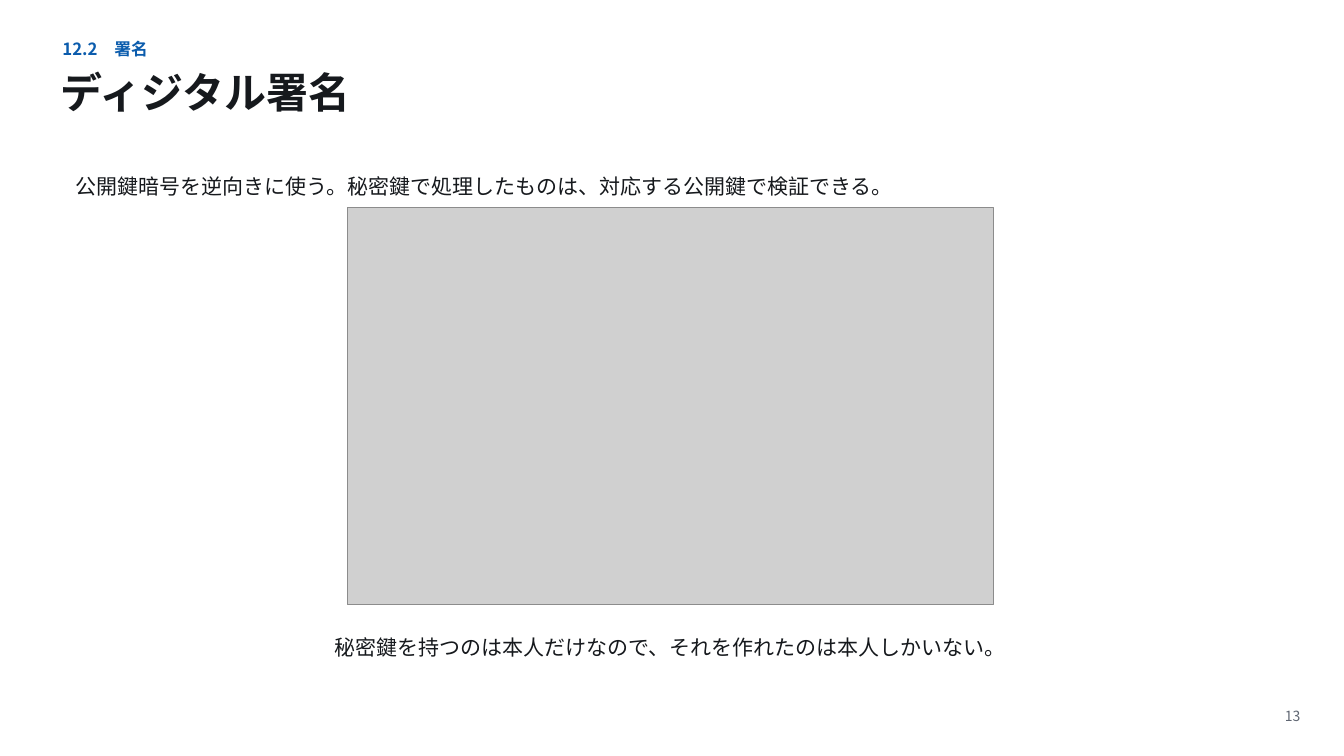
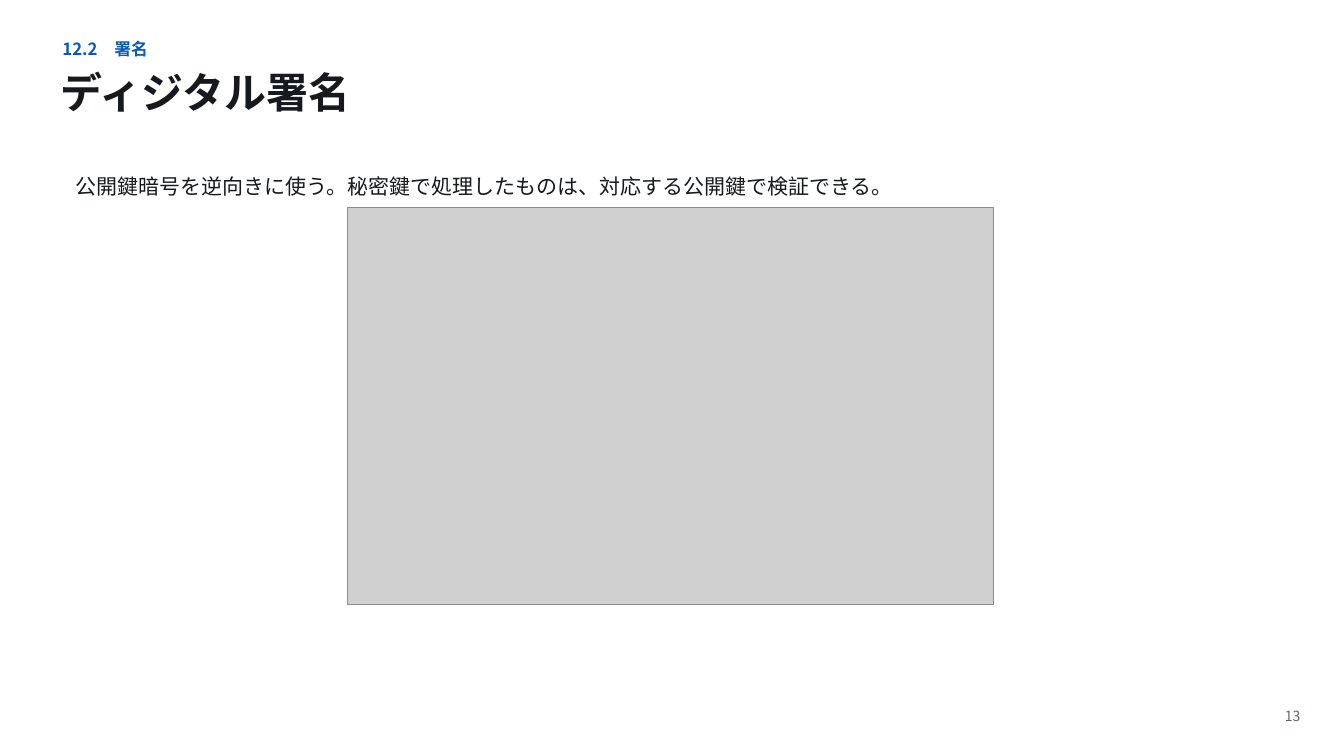
Before and after one commit to koide55/CompOutline, a slide deck: slide 13 of slides/第12回_情報セキュリティ.pptx. Drawn at 1344x756 pixels with LibreOffice and Linux fonts; fonts in the diff are those of the drawing; grey boxes stand for pictures. Boxes give left, top, right and bottom in pixels: in the first picture for what was removed or moved away, otherwise in the second. Text is boxed around its words. In the diff, an @@ line names an element or a change of style, - is before the commit and + after.

```diff
--- a/slides/第12回_情報セキュリティ.pptx
+++ b/slides/第12回_情報セキュリティ.pptx
@@ text removed at bbox=[335, 637, 1006, 657] @@
-秘密鍵を持つのは本人だけなので、それを作れたのは本人しかいない。
```
Also in this commit, not shown: 7 other slides changed, 23 other files.
